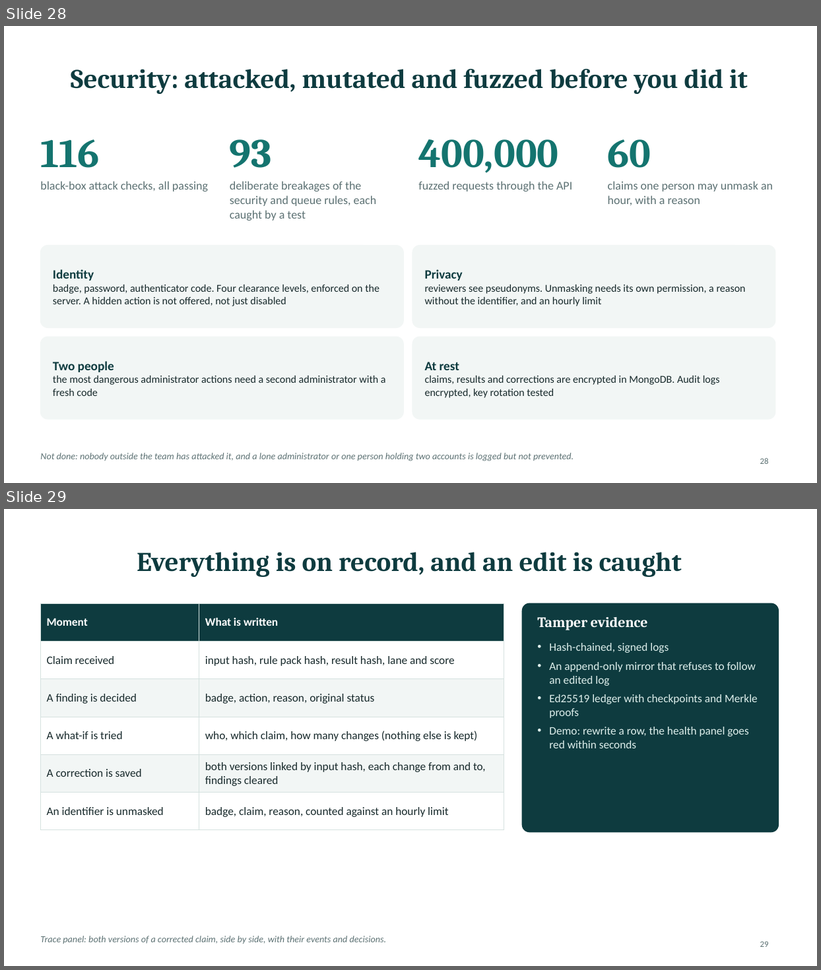
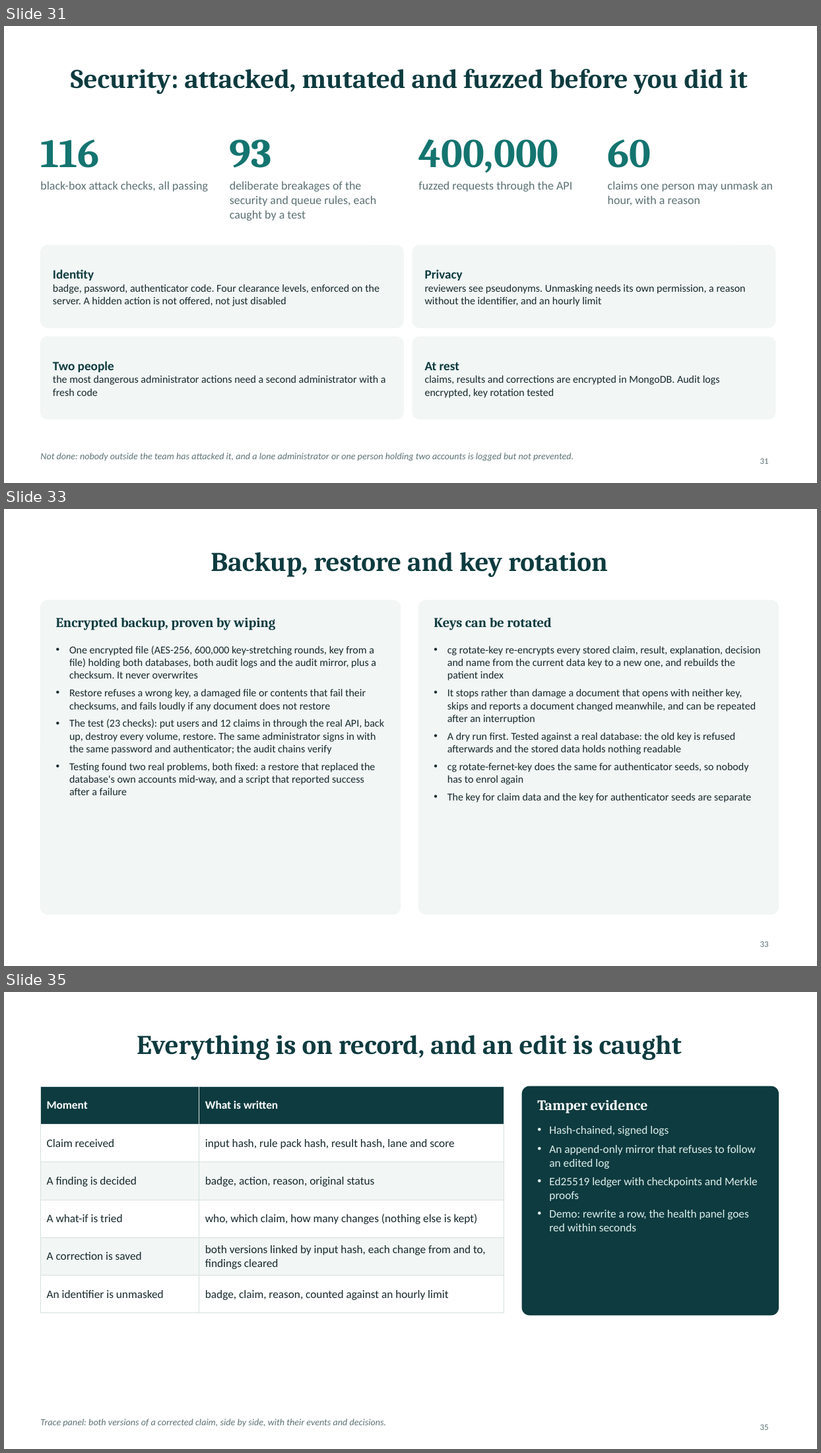
Before and after one commit to PublisherX02/Claim_Guard, a slide deck: docs/presentation/ClaimGuard_Mentor_Session.pptx. Shown one above the other, each under a label of ours: slides 28 and 29 before the commit, slides 31, 33 and 35 after it; the slides between them are not shown. The pictures are 821x970 and 821x1453 pixels, drawn with LibreOffice and Linux fonts; fonts in the diff are those of the drawing. Boxes give left, top, right and bottom in pixels: in the first picture for what was removed or moved away, otherwise in the second. Text is boxed around its words. In the diff, an @@ line names an element or a change of style, - is before the commit and + after.

```diff
--- a/docs/presentation/ClaimGuard_Mentor_Session.pptx
+++ b/docs/presentation/ClaimGuard_Mentor_Session.pptx
@@ slide 33 added at [4,509,817,966], background #FFFFFF @@
@@ title added at [211,552,608,577], 32 pt, text #0E3B3F, bold @@
+Backup, restore and key rotation
@@ rounded rectangle added at [40,601,401,915], fill #F2F6F5, outline #F2F6F5 1 pt @@
@@ rounded rectangle added at [418,601,779,915], fill #F2F6F5, outline #F2F6F5 1 pt @@
@@ text added at [56,617,275,630], 16 pt, text #0E3B3F, bold @@
+Encrypted backup, proven by wiping
@@ text added at [434,617,551,630], 16 pt, text #0E3B3F, bold @@
+Keys can be rotated
@@ text added at [69,646,384,795], 12.5 pt, text #17292B @@
+• One encrypted file (AES-256, 600,000 key-stretching rounds, key from a file) holding both databases, both audit logs and the audit mirror, plus a checksum. It never overwrites
+• Restore refuses a wrong key, a damaged file or contents that fail their checksums, and fails loudly if any document does not restore
+• The test (23 checks): put users and 12 claims in through the real API, back up, destroy every volume, restore. The same administrator signs in with the same password and authenticator; the audit chains verify
+• Testing found two real problems, both fixed: a restore that replaced the database's own accounts mid-way, and a script that reported success after a failure
@@ text added at [448,646,761,803], 12.5 pt, text #17292B @@
+• cg rotate-key re-encrypts every stored claim, result, explanation, decision and name from the current data key to a new one, and rebuilds the patient index
+• It stops rather than damage a document that opens with neither key, skips and reports a document changed meanwhile, and can be repeated after an interruption
+• A dry run first. Tested against a real database: the old key is refused afterwards and the stored data holds nothing readable
+• cg rotate-fernet-key does the same for authenticator seeds, so nobody has to enrol again
+• The key for claim data and the key for authenticator seeds are separate
@@ page number added at [760,941,769,947], 10 pt, text #5C7173 @@
+33
@@ what was slide 28 is now slide 31 @@
@@ page number at [760,458,769,464]: text changed @@
-28
+31
@@ what was slide 29 is now slide 35 @@
@@ page number at [760,1424,769,1430]: text changed @@
-29
+35
```
Also in this commit, not shown: 2 slides changed, 5 other slides added, 2 other files.
